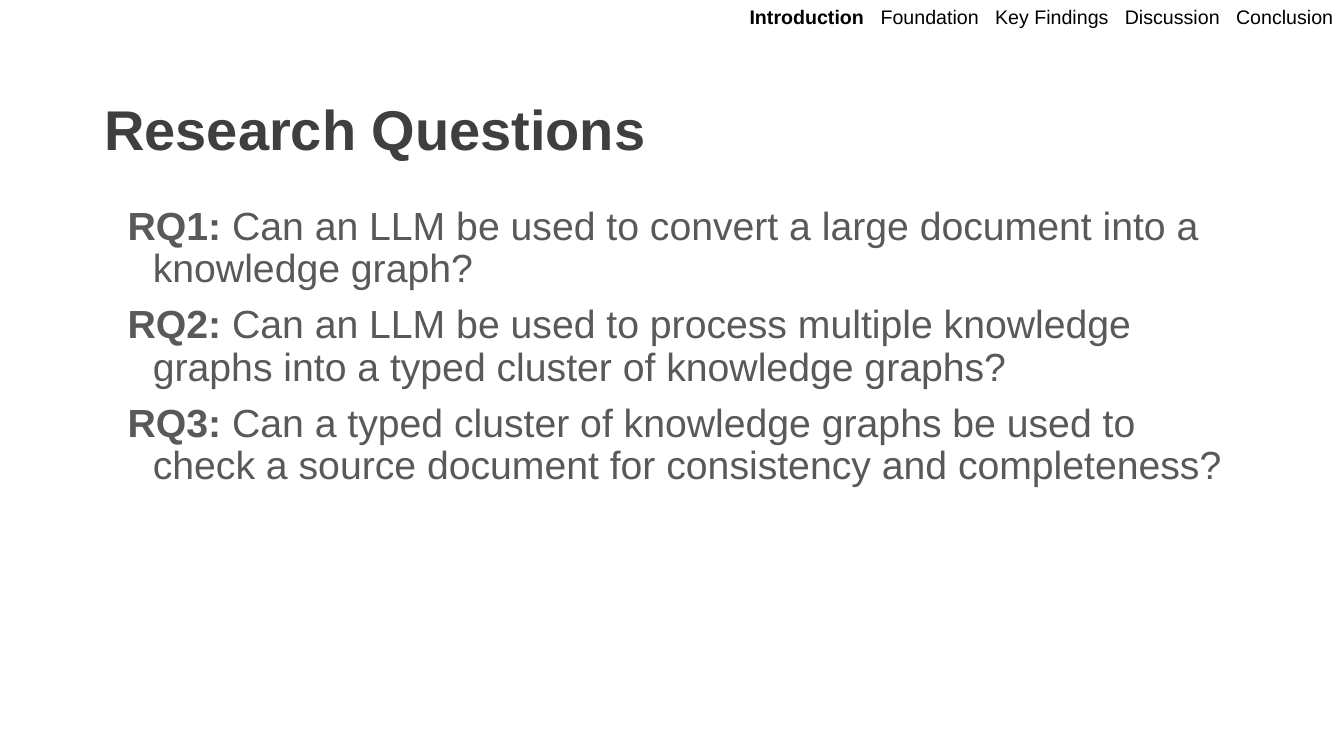
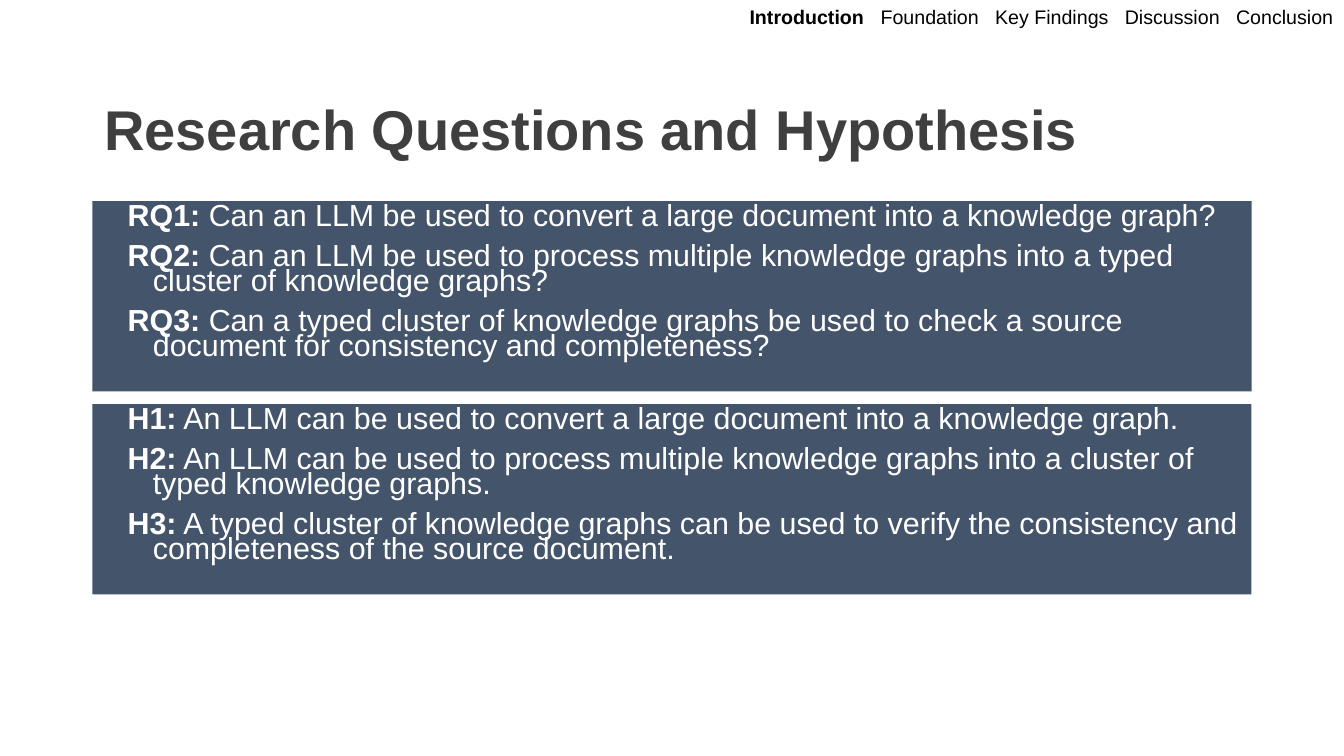
Before and after one commit to OwlSaver/GWU, a slide deck: slide 4 of Praxis/Defense/Wacey Praxis Defense.pptx (slide 3 before the commit). Drawn at 1344x756 pixels with LibreOffice and Linux fonts; fonts in the diff are those of the drawing; background and template pictures are left out. Boxes give left, top, right and bottom in pixels: in the first picture for what was removed or moved away, otherwise in the second. Text is boxed around its words. In the diff, an @@ line names an element or a change of style, - is before the commit and + after.

```diff
--- a/Praxis/Defense/Wacey Praxis Defense.pptx
+++ b/Praxis/Defense/Wacey Praxis Defense.pptx
@@ title at [104,109,1077,160]: text changed @@
-Research Questions
+Research Questions and Hypothesis
@@ text "RQ1: Can an LLM be ...": place and size @@
-text "RQ1: Can an LLM be ..." at [128,211,1221,487]
+text "RQ1: Can an LLM be ..." at [93,202,1252,392]
@@ text "RQ1: Can an LLM be ..." at [93,202,1252,392]: size 28 to 21.7 pt, text colour #595959 to #FFFFFF; line spacing 0.9 to 0.7; fill none to #44546A @@
@@ rectangle added at [93,404,1252,595], fill #44546A, 21.7 pt, text #FFFFFF @@
+H1: An LLM can be used to convert a large document into a knowledge graph.
+H2: An LLM can be used to process multiple knowledge graphs into a cluster of typed knowledge graphs.
+H3: A typed cluster of knowledge graphs can be used to verify the consistency and completeness of the source document.
```
Also in this commit, not shown: 7 other slides changed, 19 slides added, 4 slides removed, 1 other file.
